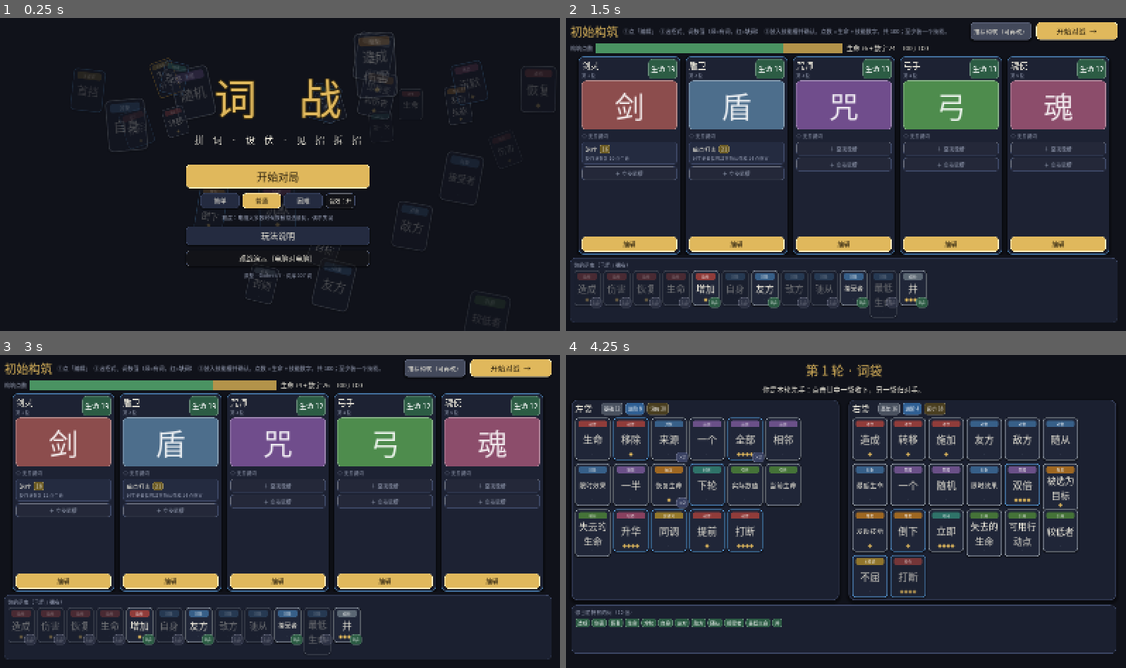
Above: before the commit, frames 1-4 (two rows, left to right).
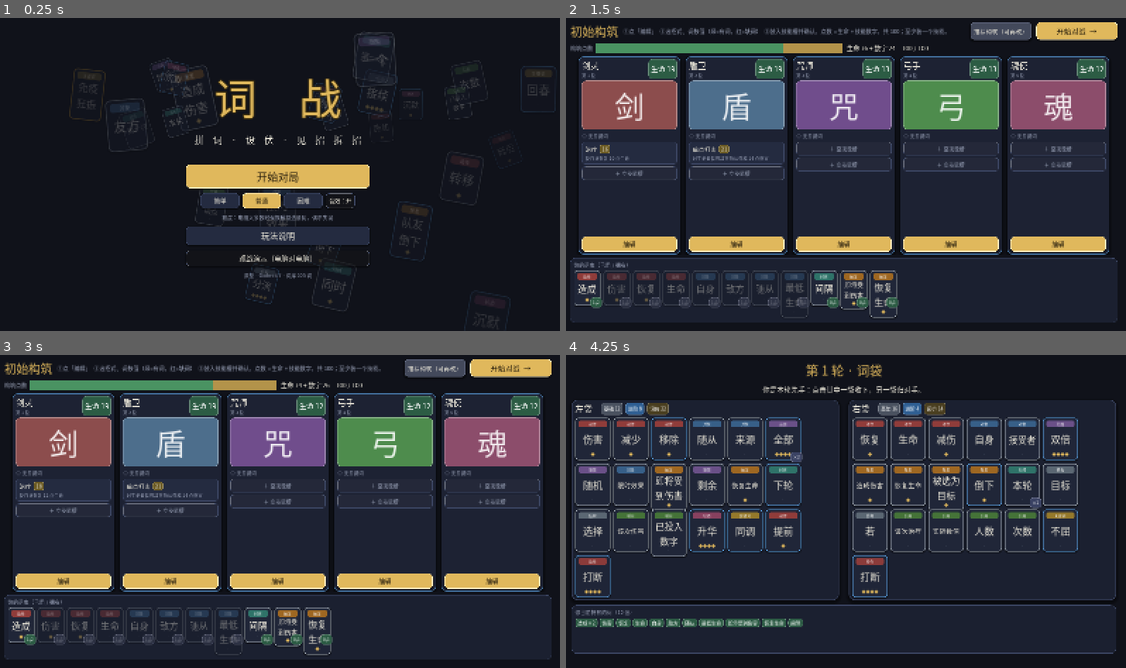
Above: after the commit, the same moments.

Repository: ljq15611703653-ship-it/word-combat
Game: Godot game, scene res://scenes/main.tscn
Two runs of this game, one before a commit and one after it. Both use one fixed random seed, a clock stepped at 60 frames per second and the inputs below.
Inputs:
- Up to frame 1 (0.25 s): no input
- Up to frame 2 (1.5 s): click "开始对局" at 0.5 s; click "推荐构筑（可再改）" at 1.25 s
- Up to frame 3 (3 s): click "推荐构筑（可再改）" at 2 s; click "推荐构筑（可再改）" at 2.75 s
- Up to frame 4 (4.25 s): click "开始对战 →" at 3.5 s

The runs differ from the first frame. In frame 1, 1.2% of the frame differs, in the area x 12-98%, y 5-99%; in frame 2, 2.2%; in frame 3, 2.2%; in frame 4, 11%, in the area x 1-92%, y 16-87%.

Commit message:
Remove 立即 and 之前 (timing is set by the declare-time slider, not words)

Diff:
--- a/godot/hunt_d.json
+++ b/godot/hunt_d.json
@@ -1,61 +1,6 @@
 {
-  "answered": 593,
+  "answered": 579,
   "candidates": 8000,
-  "strong": 595,
-  "unanswered": [
-    {
-      "cost": 57,
-      "score": 100,
-      "text": "立即（最早也要等本节点自己的起手），对全部敌方随从造成 ×4 10 点伤害；并 对随机一个敌方随从造成 14 点伤害，并把实际数值复制给最前的敌方随从",
-      "windup": 5,
-      "words": [
-        "造成",
-        "伤害",
-        "全部",
-        "敌方",
-        "随从",
-        "双倍",
-        "双倍",
-        "立即",
-        "复制",
-        "造成",
-        "伤害",
-        "随机",
-        "敌方",
-        "随从",
-        "最前",
-        "敌方",
-        "随从",
-        "并"
-      ]
-    },
-    {
-      "cost": 60,
-      "score": 40,
-      "text": "对随机一个敌方随从造成 18 点伤害，接着以其实际数值：对随机一个敌方随从造成【前一效果的实际数值】的伤害；并 立即（最早也要等本节点自己的起手），对最后的敌方随从造成 ×4 11 点伤害",
-      "windup": 6,
-      "words": [
-        "接续",
-        "造成",
-        "伤害",
-        "随机",
-        "敌方",
-        "随从",
-        "造成",
-        "伤害",
-        "随机",
-        "敌方",
-        "随从",
-        "造成",
-        "伤害",
-        "最后",
-        "敌方",
-        "随从",
-        "双倍",
-        "双倍",
-        "立即",
-        "并"
-      ]
-    }
-  ]
+  "strong": 579,
+  "unanswered": []
 }
--- a/godot/scripts/core/engine.gd
+++ b/godot/scripts/core/engine.gd
@@ -286,13 +286,9 @@
 		e[k] = data[k]
 	st.events.append(e)
 
-# 顶层节点落在时间轴的哪一秒：立即=第0秒；之前N=比技能起点早N秒；时间术另加“之后”的延后
+# 顶层节点落在时间轴的哪一秒：技能起点（由玩家在宣告时选的“起效时间”决定）；时间术另加“之后”的延后
 static func _node_tick(n: Dictionary, start: int) -> int:
 	var t := start
-	if n.get("now", false):
-		t = mini(G.node_windup(n), start)
-	elif int(n.get("early", 0)) > 0:
-		t = maxi(mini(G.node_windup(n), start), start - int(n.early))
 	if n.kind == "time":
 		t += int(n.get("delay", 0))
 	return t
--- a/godot/scripts/core/grammar.gd
+++ b/godot/scripts/core/grammar.gd
@@ -264,10 +264,6 @@
 
 static func words_of(node: Dictionary) -> Array:
 	var w := _words_core(node)
-	if node.get("now", false):
-		w.append("立即")
-	elif int(node.get("early", 0)) > 0:
-		w.append("之前")
 	if node.get("sync", false):
 		w.append("同时")
 	return w
@@ -686,14 +682,9 @@
 
 static func node_text(node: Dictionary) -> String:
 	var t := _node_text_core(node)
-	var pre := ""
-	if node.get("now", false):
-		pre = "立即（最早也要等本节点自己的起手），"
-	elif int(node.get("early", 0)) > 0:
-		pre = "提前%d秒，" % int(node.early)
 	if node.get("sync", false):
 		t += "（重复/逐个同时落下）"
-	return pre + t
+	return t
 
 static func _node_text_core(node: Dictionary) -> String:
 	match node.kind:
@@ -771,11 +762,6 @@
 		v = (v + 1) / 2
 	return v
 
-# 单个节点自己的起手：（数字+词价）÷10。“立即/之前”最早只能到这里，不能绕过大招自己的起手
-static func node_windup(node: Dictionary) -> int:
-	var c: int = int(nums_of(node).ap) + words_price(words_of(node))
-	return mini(c / 10, 19)
-
 # 打断/沉默的力度换算：力度P能压制操作费不超过 1.25×P 的技能
 static func silence_limit(p: int) -> int:
 	return int(p * 5 / 4)
--- a/godot/scripts/core/recipes.gd
+++ b/godot/scripts/core/recipes.gd
@@ -28,8 +28,6 @@
 				{"key": "dbl", "label": "双倍次数", "kind": "int", "min": 0, "max": 3, "default": 0},
 				{"key": "rep", "label": "重复次数", "kind": "int", "min": 0, "max": 3, "default": 0},
 				{"key": "alt", "label": "写法", "kind": "enum", "options": [[0, "造成伤害"], [1, "减少当前生命"]], "default": 0},
-				{"key": "now", "label": "立即（第0秒就打）", "kind": "bool", "default": false},
-				{"key": "early", "label": "之前（比起点提前几秒）", "kind": "int", "min": 0, "max": 10, "default": 0},
 				{"key": "sync", "label": "同时（重复一起落下）", "kind": "bool", "default": false},
 			]},
 		{"id": "atkA", "family": "攻", "title": "范围打击", "glyph": "轰", "blurb": "对全部（或逐个）敌人造成同样的伤害。",
@@ -38,7 +36,6 @@
 				{"key": "n", "label": "伤害", "kind": "int", "min": 1, "max": 60, "default": 12},
 				{"key": "dbl", "label": "双倍次数", "kind": "int", "min": 0, "max": 3, "default": 0},
 				{"key": "rep", "label": "重复次数", "kind": "int", "min": 0, "max": 3, "default": 0},
-				{"key": "now", "label": "立即（第0秒就打）", "kind": "bool", "default": false},
 				{"key": "sync", "label": "同时（重复/逐个一起落下）", "kind": "bool", "default": false},
 			]},
 		{"id": "chase", "family": "攻", "title": "追击", "glyph": "追", "blurb": "反复打生命最低的敌人，直到它的当前生命低于门槛。每次重新付数字。",
@@ -259,10 +256,6 @@
 	return G.finalize(sk)
 
 static func _timing(node: Dictionary, p: Dictionary) -> void:
-	if p.get("now", false):
-		node["now"] = true
-	if int(p.get("early", 0)) > 0:
-		node["early"] = int(p.early)
 	if p.get("sync", false):
 		node["sync"] = true
 
--- a/godot/scripts/ui/complex_editor.gd
+++ b/godot/scripts/ui/complex_editor.gd
@@ -40,7 +40,7 @@
 	"redirect": "转移", "convert": "转为治疗",
 }
 const EFFECT_KINDS := ["dmg", "heal", "mit", "status", "remove", "watch", "time", "swap", "split", "chain", "copy", "if", "choose", "until"]
-const TIMED_KINDS := ["dmg", "heal", "mit", "status", "remove", "watch", "swap", "time"]
+const TIMED_KINDS := ["dmg", "heal"]
 const KIND_COL := {
 	"dmg": Color("8a3a36"), "heal": Color("2f7a55"), "mit": Color("2f5a8a"), "status": Color("8a6a2a"), "remove": Color("2f7a7a"),
 	"watch": Color("7a4aa0"), "time": Color("2f7a7a"), "swap": Color("4a5a7a"), "split": Color("8a3a36"), "chain": Color("8a4a36"),
@@ -209,7 +209,7 @@
 	var in_watch := ctx != ""
 	var chg := on_change
 	if kind in TIMED_KINDS and not nested:
-		v.add_child(_timing_row(node, kind in ["dmg", "heal"], chg))
+		v.add_child(_timing_row(node, true, chg))
 	match kind:
 		"dmg", "heal":
 			v.add_child(_row("写法", _enum(["造成伤害" if kind == "dmg" else "恢复生命", "减少当前生命" if kind == "dmg" else "增加当前生命"], int(node.get("alt", 0)), func(i):
@@ -417,25 +417,9 @@
 			v.add_child(_child_slot(node, "b", ctx, chg, false))
 	return p
 
-# 立即 / 之前 / 同时：时间词
+# 同时：重复/逐个一起落下（落点的时间由宣告时的“起效时间”决定，不由词决定）
 func _timing_row(node: Dictionary, with_sync: bool, chg: Callable) -> Control:
 	var r := K.hbox(10)
-	var cb := CheckBox.new()
-	cb.text = "立即（第0秒）"
-	cb.button_pressed = bool(node.get("now", false))
-	cb.toggled.connect(func(on):
-		if on:
-			node["now"] = true
-		else:
-			node.erase("now")
-		chg.call())
-	r.add_child(cb)
-	r.add_child(_row("之前(秒)", _spin(int(node.get("early", 0)), 0, 10, func(x):
-		if x > 0:
-			node["early"] = x
-		else:
-			node.erase("early")
-		chg.call())))
 	if with_sync:
 		var cs := CheckBox.new()
 		cs.text = "同时（重复/逐个一起落）"
--- a/godot/tests/t_engine.gd
+++ b/godot/tests/t_engine.gd
@@ -173,32 +173,11 @@
 	check(st.sides[1].units[2].down_round == 1, "下一轮仍在修整")
 	E.begin_round(st)
 	check(st.sides[1].units[2].down_round == -1 and st.sides[1].units[2].hp == 10, "再下一轮满血复出")
-	print("— 新实现的七个词：立即/之前/同时/直到/本轮/已生效/剩余")
-	# 立即：第0秒就执行，不等起手
-	var nowd := G.dmg(G.T("choose","enemy"), G.N(5)); nowd["now"] = true
-	var skn := S("立即", [nowd, G.dmg(G.T("choose","enemy"), G.N(30))])
-	check(skn.words.has("立即") and skn.words.has("并"), "立即：词计入，多节点要并")
-	var stn := play(deck([skn]), deck([S("全10", [G.dmg(G.T("all","enemy"), G.N(10))])]), {"t1": 10, "t2": 12}, {}, 8, 3)
-	var evn := []
-	for e in stn.events: if e.type == "dmg" and e.tgt == 10: evn.append(e.t)
-	check(evn.size() > 0 and evn[0] <= 1, "便宜节点立即落在第0–1秒（立即这个词自己价格4，计入节点起手）%s" % str(evn))
-	var bign := G.dmg(G.T("all","enemy"), G.N(30)); bign["now"] = true
-	var skb := S("立即大招", [bign])
-	stn = play(deck([skb]), deck([]), {}, {}, 9)
-	var tb := -1
-	for e in stn.events: if e.type == "dmg" and tb == -1: tb = e.t
-	check(tb == G.node_windup(bign) and tb >= 3, "立即不能让大招绕过自己的起手：落在第%d秒" % tb)
-	# 之前：比起点早N秒
-	var erl := G.dmg(G.T("choose","enemy"), G.N(5)); erl["early"] = 3
-	var ske := S("之前", [erl])
-	stn = play(deck([ske]), deck([]), {"t1": 10}, {}, 8)
-	var tick_e := -1
-	for e in stn.events: if e.type == "dmg" and tick_e == -1: tick_e = e.t
-	check(tick_e == 5 and ske.words.has("之前"), "之前3秒：起点第8秒的节点落在第5秒 (t=%d)" % tick_e)
+	print("— 新实现的词：同时/直到/本轮/已生效/剩余")
 	# 同时：重复一起落下
 	var syn := G.dmg(G.T("choose","enemy"), G.N(5), {"rep": 2}); syn["sync"] = true
 	var sks := S("同时", [syn])
-	stn = play(deck([sks]), deck([]), {"t1": 10}, {}, 4)
+	var stn := play(deck([sks]), deck([]), {"t1": 10}, {}, 4)
 	var ticks_s := {}
 	for e in stn.events: if e.type == "dmg": ticks_s[e.t] = int(ticks_s.get(e.t, 0)) + 1
 	check(ticks_s.size() == 1 and sks.words.has("同时") and hps(stn,1)[0] == 5, "同时：三次伤害同一秒，共15点 %s hp=%d" % [str(ticks_s), hps(stn,1)[0]])
--- a/godot/tests/t_fuzz.gd
+++ b/godot/tests/t_fuzz.gd
@@ -47,10 +47,6 @@
 	return G.OP(pick(["max", "min", "sum", "diff"]), G.N(rng.randi_range(1, 10)), rand_value(ctx, allow_prev) if rng.randf() < 0.5 else G.N(5))
 
 func mods(n: Dictionary) -> Dictionary:
-	if rng.randf() < 0.12:
-		n["now"] = true
-	elif rng.randf() < 0.12:
-		n["early"] = rng.randi_range(1, 6)
 	if rng.randf() < 0.12:
 		n["sync"] = true
 	if rng.randf() < 0.25:
--- a/godot/tests/t_hunt.gd
+++ b/godot/tests/t_hunt.gd
@@ -32,10 +32,6 @@
 				d["rep"] = rng.randi_range(1, 2)
 			if rng.randf() < 0.15:
 				d["delay"] = rng.randi_range(1, 5)
-			if rng.randf() < 0.3:
-				d["now"] = true
-			elif rng.randf() < 0.2:
-				d["early"] = rng.randi_range(1, 6)
 			if rng.randf() < 0.25:
 				d["sync"] = true
 			nodes.append(d)
Not shown, changed: godot/data/words.tsv
Not shown, changed: godot/README.md
Not shown, changed: godot/tools_gen_words.mjs
Not shown, changed: 强组合攻防演练报告.md
